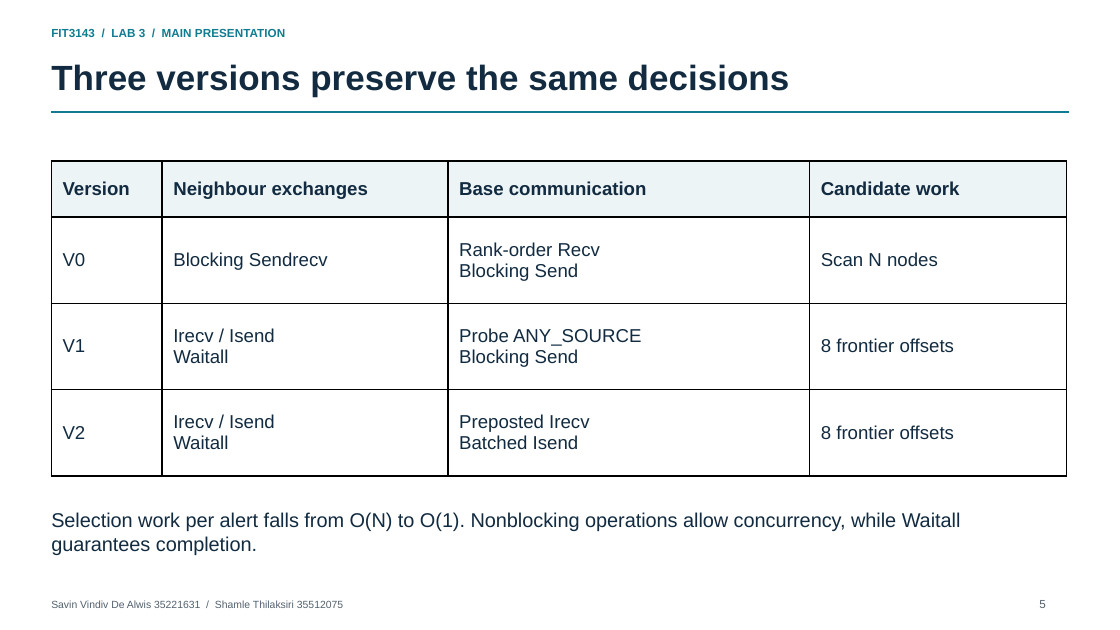
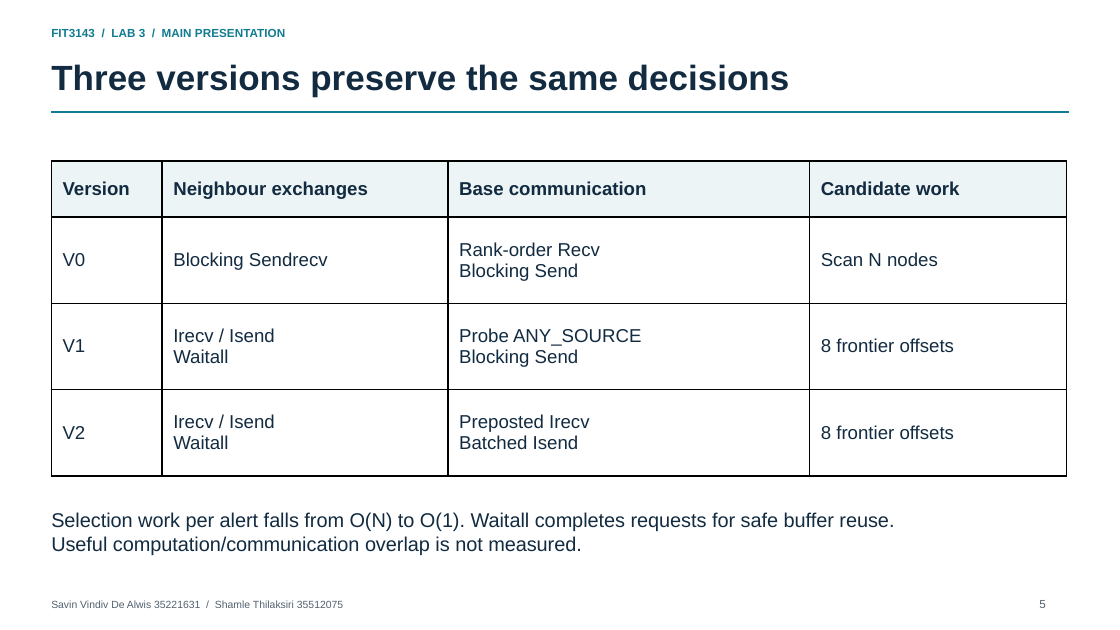
Before and after one commit to Shamle-T/FIT3143-Parallel-Computing, a slide deck: slide 5 of lab_3/Lab3_35221631_35512075_Submission_With_PPTX/submission_ready/docs/Lab3_Presentation_Editable.pptx. Drawn at 1120x630 pixels with LibreOffice and Linux fonts; fonts in the diff are those of the drawing. Boxes give left, top, right and bottom in pixels: in the first picture for what was removed or moved away, otherwise in the second. Text is boxed around its words. In the diff, an @@ line names an element or a change of style, - is before the commit and + after.

```diff
--- a/lab_3/Lab3_35221631_35512075_Submission_With_PPTX/submission_ready/docs/Lab3_Presentation_Editable.pptx
+++ b/lab_3/Lab3_35221631_35512075_Submission_With_PPTX/submission_ready/docs/Lab3_Presentation_Editable.pptx
@@ text at <box>51,512,894,555</box>: text changed @@
-Selection work per alert falls from O(N) to O(1). Nonblocking operations allow concurrency, while Waitall
-guarantees completion.
+Selection work per alert falls from O(N) to O(1). Waitall completes requests for safe buffer reuse.
+Useful computation/communication overlap is not measured.
```
Also in this commit, not shown: 3 other slides changed, 15 slides added, 12 other files.
